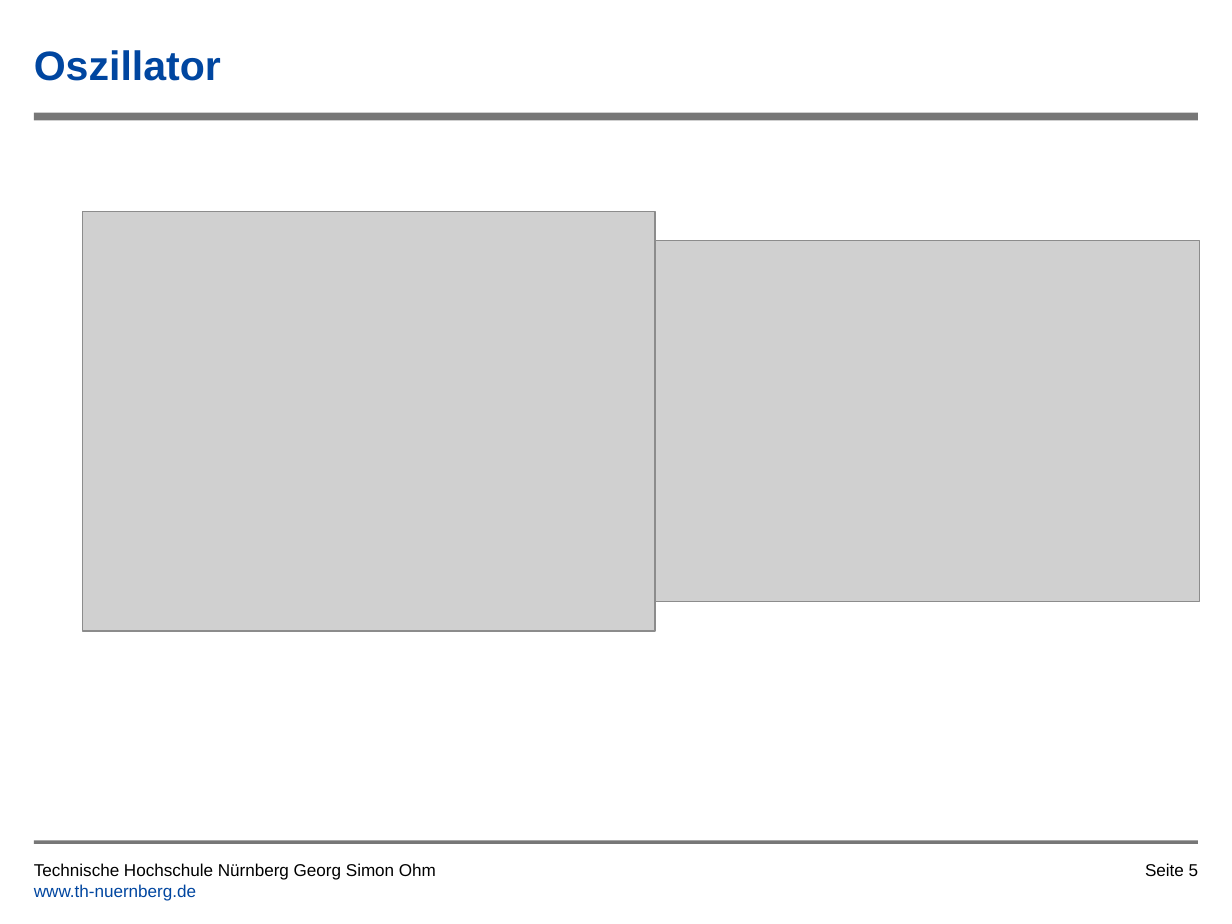
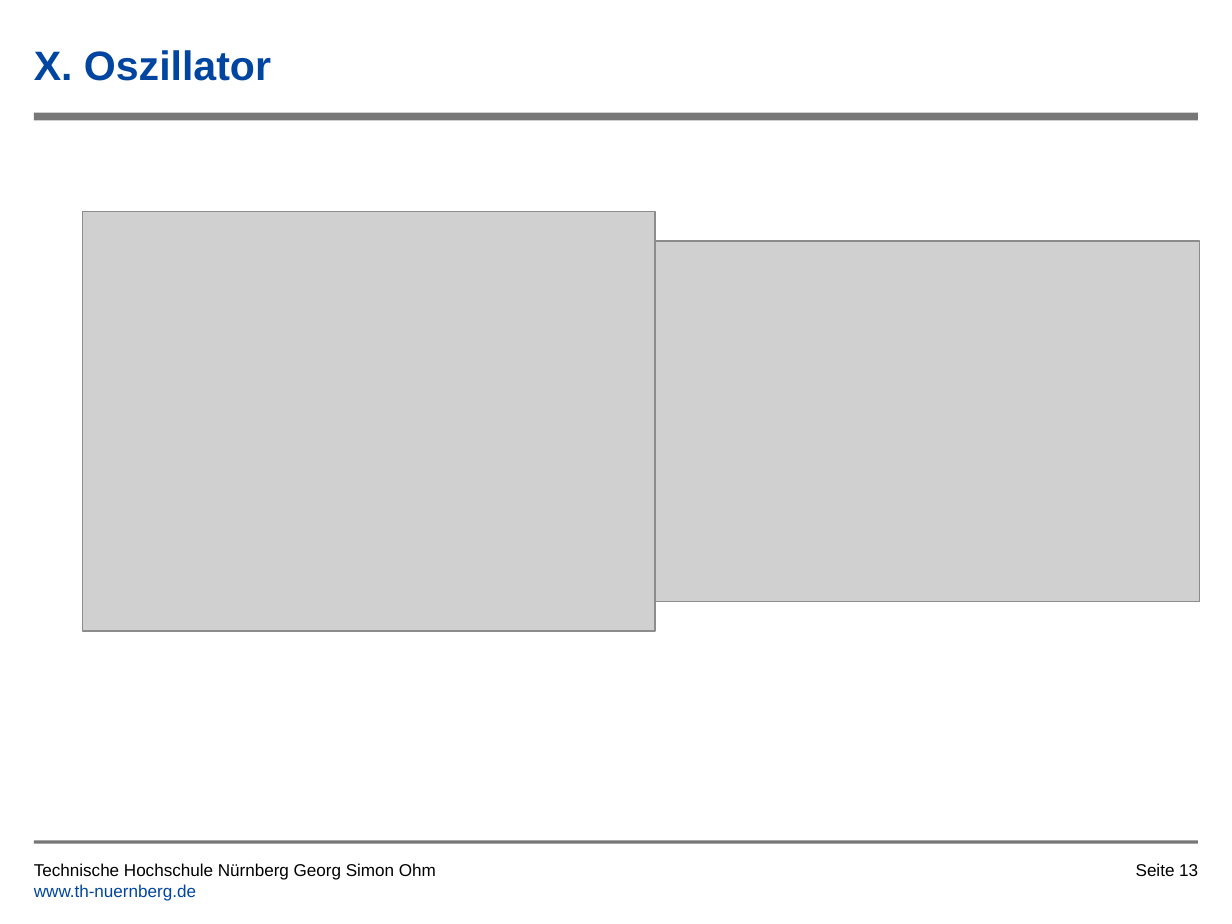
Before and after one commit to tsedlmeier/Synthesizer, a slide deck: slide 13 of Vortrag/Leiterplatte_als_Musikinstrument_Kirschner_Dilman.pptx (slide 5 before the commit). Drawn at 1232x924 pixels with LibreOffice and Linux fonts; fonts in the diff are those of the drawing; grey boxes stand for pictures; background and template pictures are left out. Boxes give left, top, right and bottom in pixels: in the first picture for what was removed or moved away, otherwise in the second. Text is boxed around its words. In the diff, an @@ line names an element or a change of style, - is before the commit and + after.

```diff
--- a/Vortrag/Leiterplatte_als_Musikinstrument_Kirschner_Dilman.pptx
+++ b/Vortrag/Leiterplatte_als_Musikinstrument_Kirschner_Dilman.pptx
@@ title at (34,50,271,81): text changed @@
-Oszillator
+X. Oszillator
@@ page number at (1136,863,1198,876): text changed @@
-Seite 5
+Seite 13
```
Also in this commit, not shown: 3 other slides changed, 5 slides added, 1 other file.
